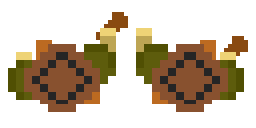
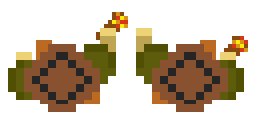
Layered file, before and after one edit (256x128). Changes by layer:
renamed "Layer 1 copy" to "Layer 3", moved it above "Layer 2", painted on it over [232, 36, 248, 52]
painted on "Layer 2" over [112, 12, 128, 28]
